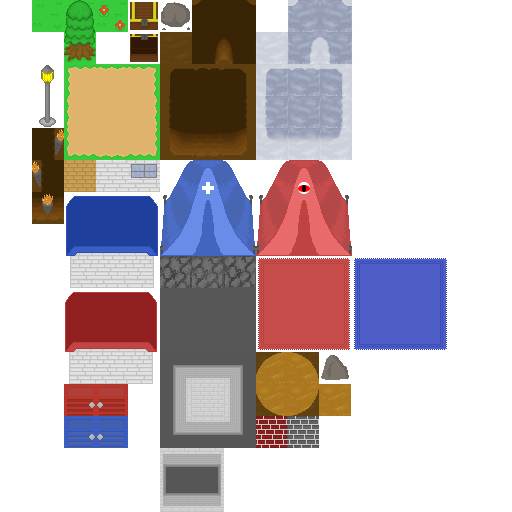
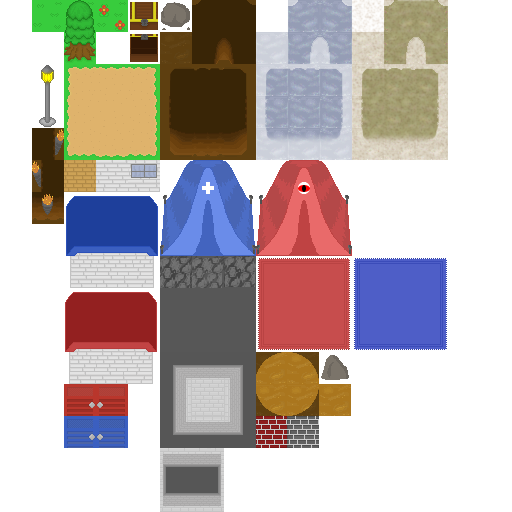
Revision of a layered 512px x 512px image; what changed, layer by layer:
added layer "Layer 5" above "IceFloors" over [left=352, top=0, right=448, bottom=160]
